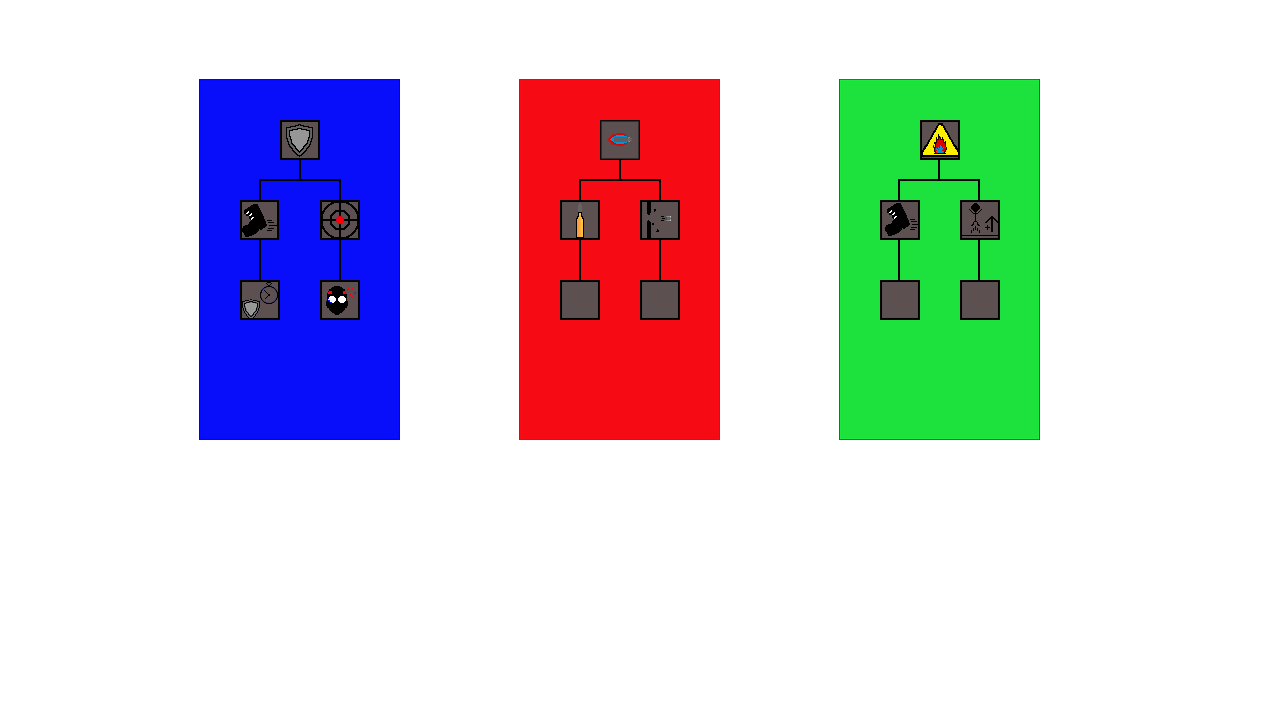
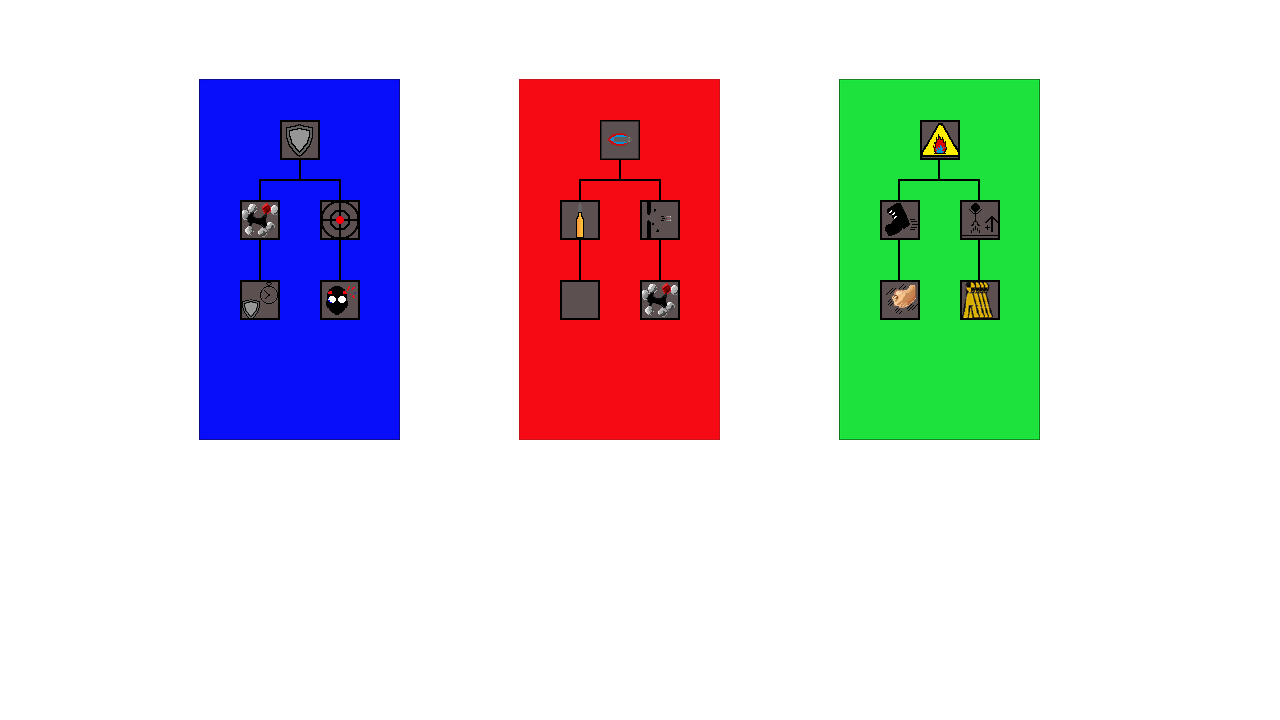
Comparing the layer stacks of the two 1280 × 720 images. Changes:
renamed "Rectangle 11" to "Layer 4", painted on it over [962, 281, 993, 320]
renamed "Rectangle 10" to "Fist", painted on it over [886, 284, 918, 314]
renamed "Rectangle 7" to "EthanolMid", painted on it over [642, 283, 678, 317]
added layer "Ethanol" in group "Long" over [242, 200, 280, 240]
painted on "Time" over [260, 286, 278, 304]
